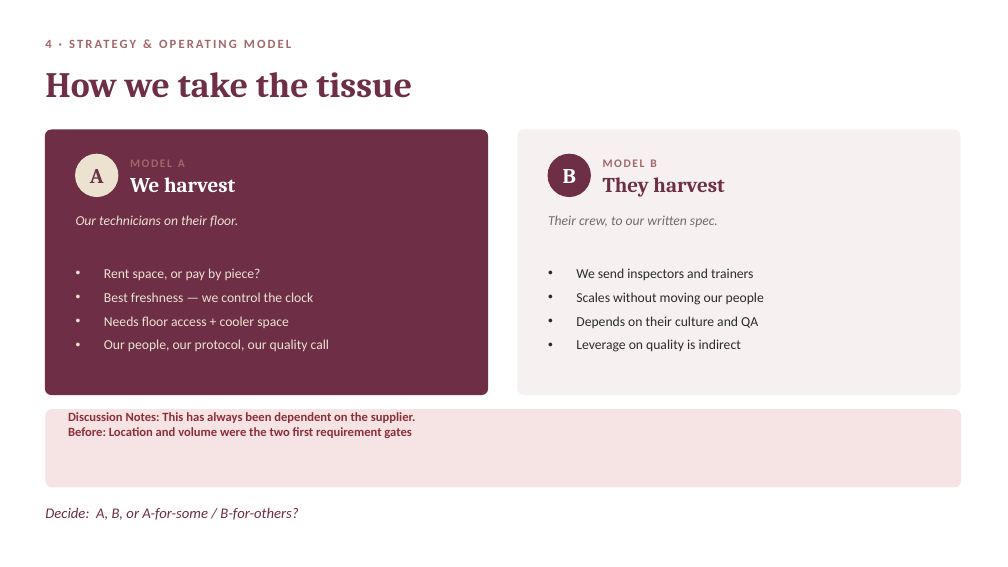
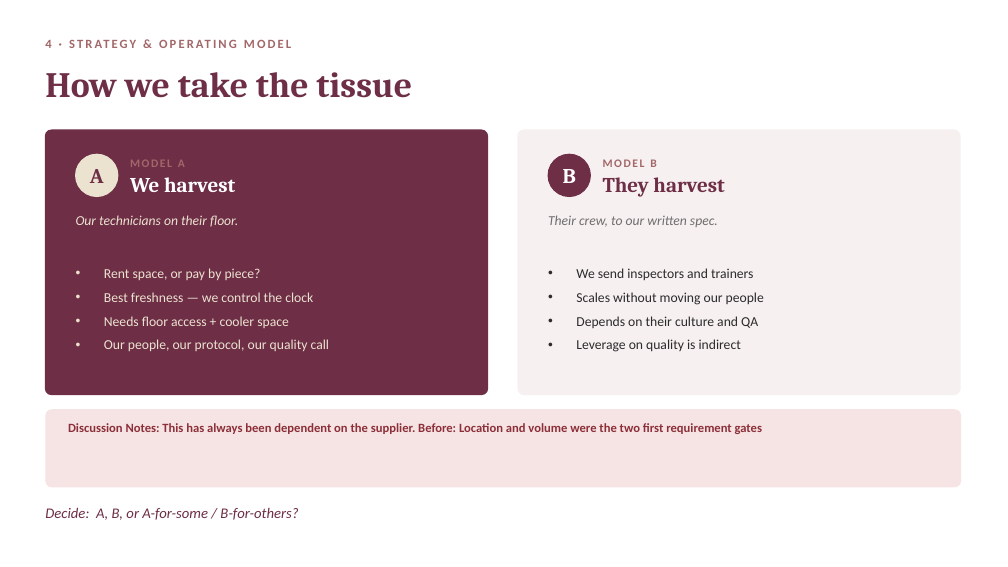
Before and after one commit to naviero1/Claude-Works, a slide deck: slide 5 of Tissue Supplier Research/Supplier_Strategy_Meeting.pptx. Drawn at 1008x567 pixels with LibreOffice and Linux fonts; fonts in the diff are those of the drawing. Boxes give left, top, right and bottom in pixels: in the first picture for what was removed or moved away, otherwise in the second. Text is boxed around its words. In the diff, an @@ line names an element or a change of style, - is before the commit and + after.

```diff
--- a/Tissue Supplier Research/Supplier_Strategy_Meeting.pptx
+++ b/Tissue Supplier Research/Supplier_Strategy_Meeting.pptx
@@ text "Discussion Notes: This has always ..." rewrapped from bbox=[68, 412, 416, 438] to bbox=[68, 423, 762, 434] @@
```
Also in this commit, not shown: 2 other slides changed, 1 slide added.
